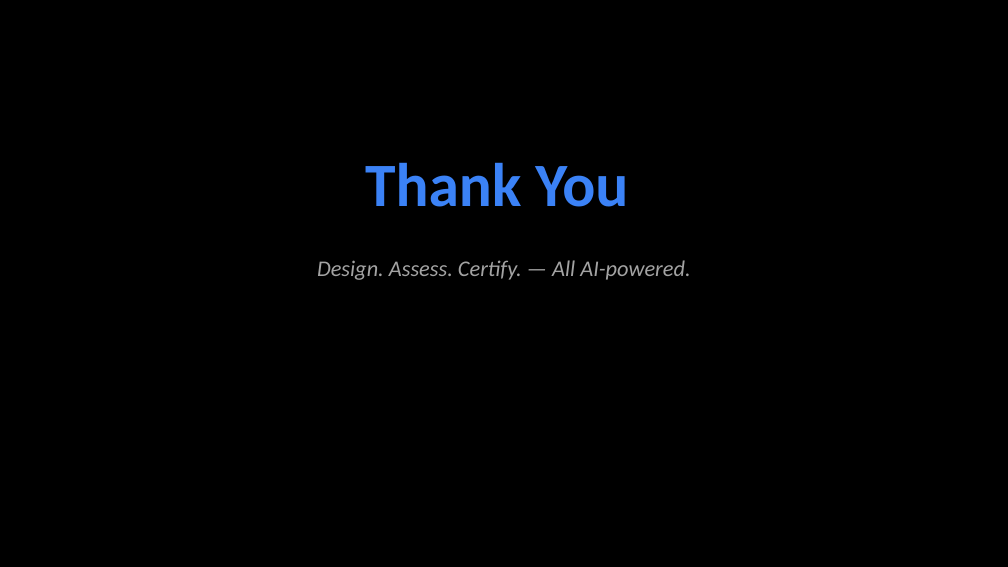
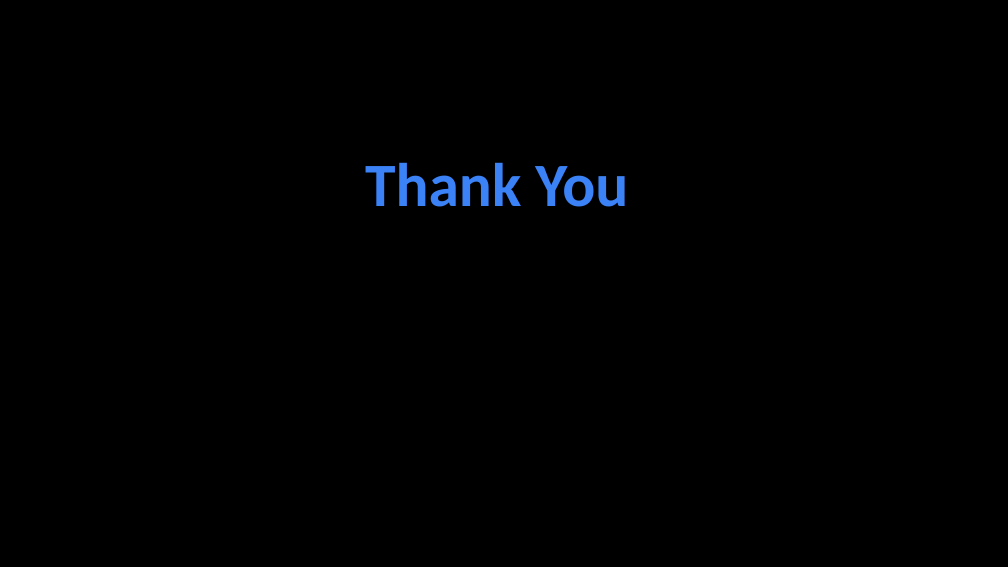
Before and after one commit to jmatamatics/CertOps, a slide deck: slide 9 of CertOps_Studio_Demo_Day.pptx (slide 11 before the commit). Drawn at 1008x567 pixels with LibreOffice and Linux fonts; fonts in the diff are those of the drawing. Boxes give left, top, right and bottom in pixels: in the first picture for what was removed or moved away, otherwise in the second. Text is boxed around its words. In the diff, an @@ line names an element or a change of style, - is before the commit and + after.

```diff
--- a/CertOps_Studio_Demo_Day.pptx
+++ b/CertOps_Studio_Demo_Day.pptx
@@ text removed at (317, 260, 690, 280) @@
-Design. Assess. Certify. — All AI-powered.
```
Also in this commit, not shown: 2 other slides changed, 1 slide added, 4 slides removed, 5 other files.
